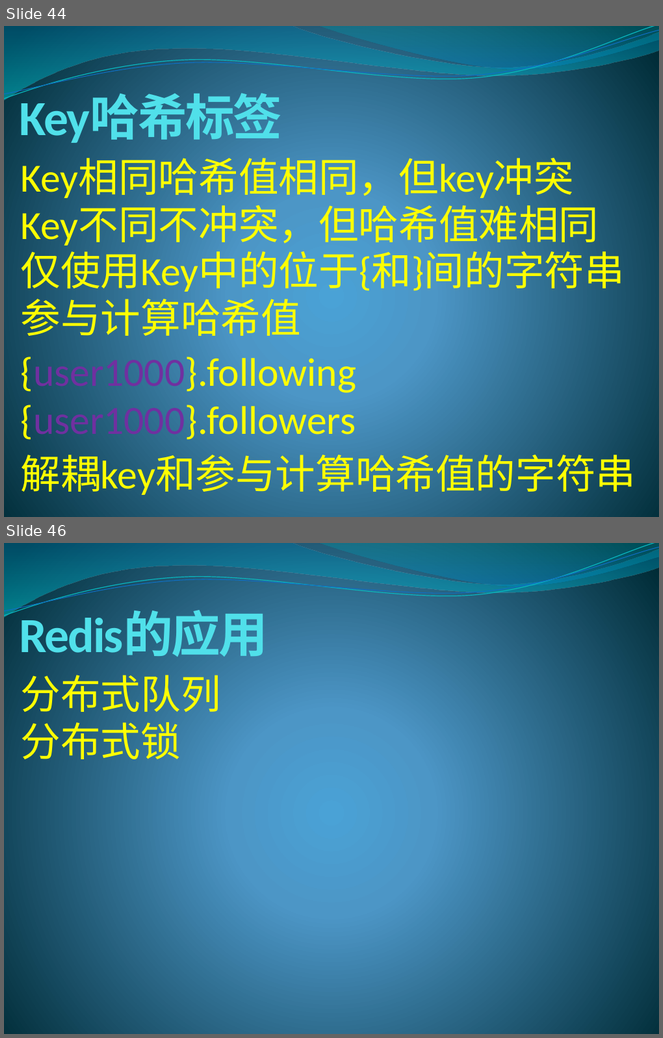
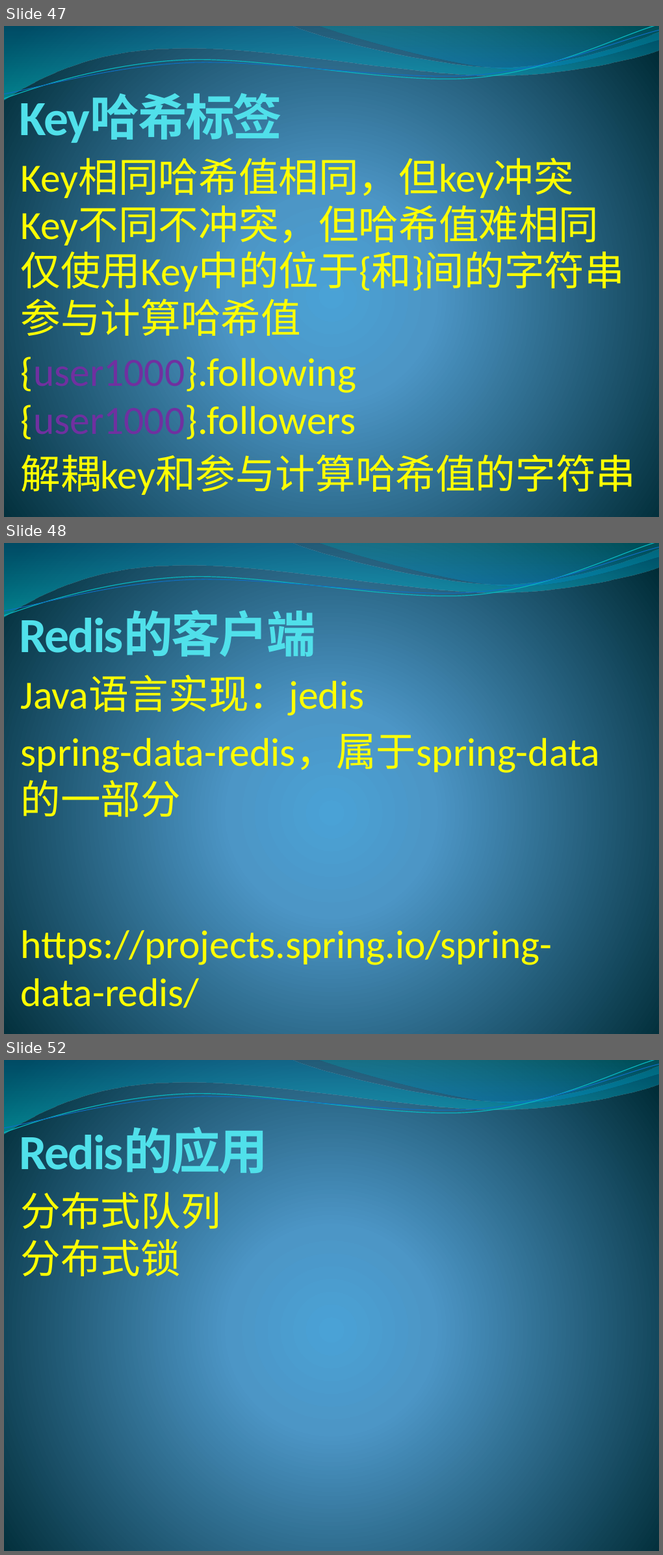
Before and after one commit to lixinjie1985/redis, a slide deck: docs/redis-01.pptx. Shown one above the other, each under a label of ours: slides 44 and 46 before the commit, slides 47, 48 and 52 after it; the slides between them are not shown. The pictures are 663x1038 and 663x1555 pixels, drawn with LibreOffice and Linux fonts; fonts in the diff are those of the drawing. Boxes give left, top, right and bottom in pixels: in the first picture for what was removed or moved away, otherwise in the second. Text is boxed around its words. In the diff, an @@ line names an element or a change of style, - is before the commit and + after.

```diff
--- a/docs/redis-01.pptx
+++ b/docs/redis-01.pptx
@@ slide 48 added at bbox=[4, 543, 659, 1034], background gradient #4AA0D6 to #4C98C7 to #002C38; not listed: 4 template elements that a slide beside it also shows @@
@@ title added at bbox=[20, 611, 316, 663], 54 pt, text #51E0EA, bold @@
+Redis的客户端
@@ text added at bbox=[21, 676, 365, 719], 44 pt, text #FFFF00 @@
+Java语言实现：jedis
@@ text added at bbox=[21, 733, 601, 776], 44 pt, text #FFFF00 @@
+spring-data-redis，属于spring-data的一部分
@@ text added at bbox=[21, 925, 553, 1008], 44 pt, text #FFFF00 @@
+https://projects.spring.io/spring-data-redis/
@@ what was slide 44 is now slide 47 @@
@@ what was slide 46 is now slide 52 @@
```
Also in this commit, not shown: 1 slide changed, 5 other slides added.
